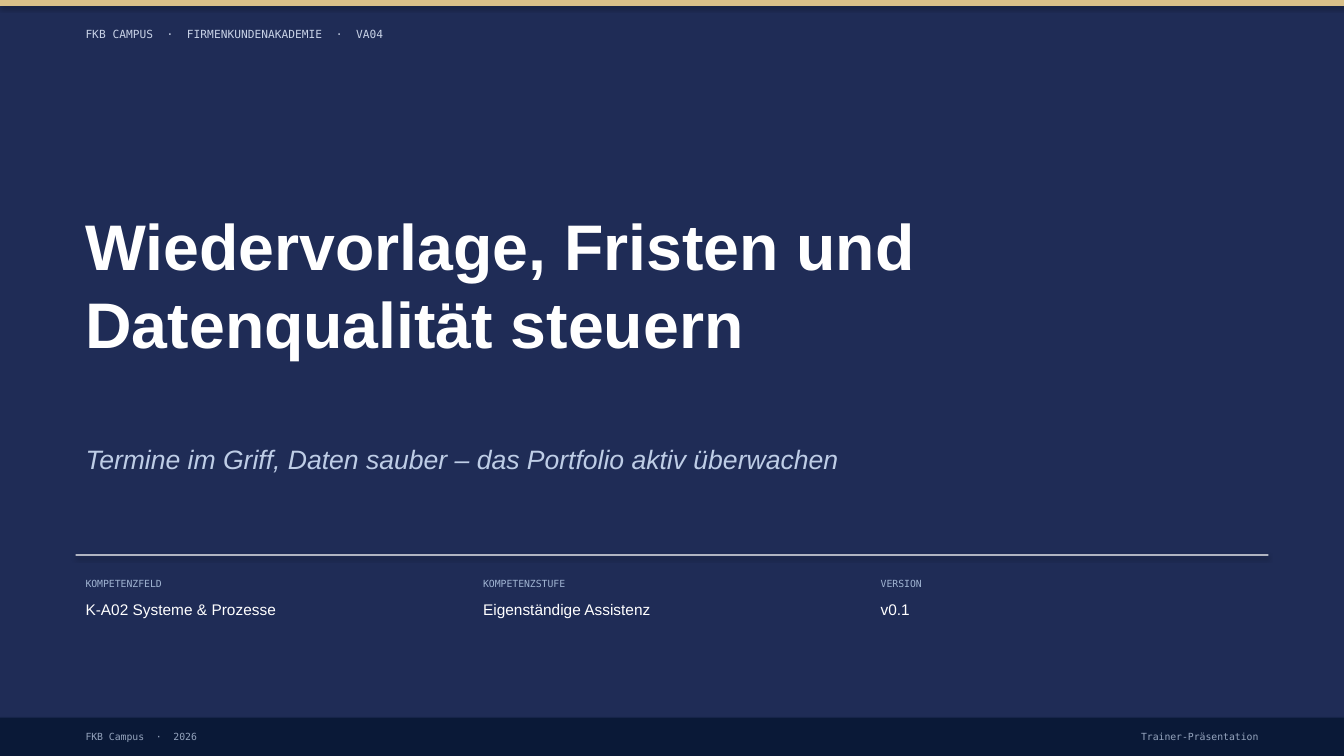
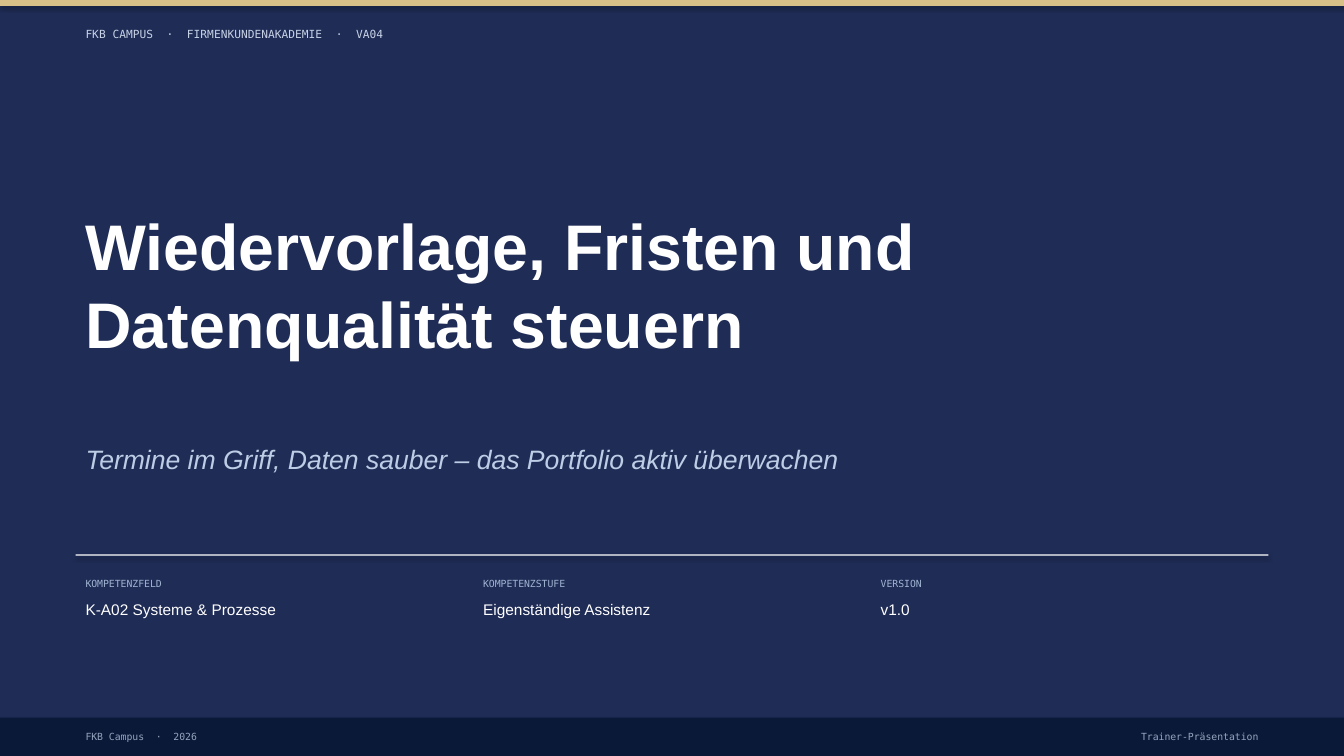
Before and after one commit to ck5rqc47pr-byte/firmenkundenakademie-online, a slide deck: slide 1 of protected-downloads/praesentation/VA04.pptx. Drawn at 1344x756 pixels with LibreOffice and Linux fonts; fonts in the diff are those of the drawing. Boxes give left, top, right and bottom in pixels: in the first picture for what was removed or moved away, otherwise in the second. Text is boxed around its words. In the diff, an @@ line names an element or a change of style, - is before the commit and + after.

```diff
--- a/protected-downloads/praesentation/VA04.pptx
+++ b/protected-downloads/praesentation/VA04.pptx
@@ text at box(881, 604, 910, 615): text changed @@
-v0.1
+v1.0
```
Also in this commit, not shown: 4 other files.
